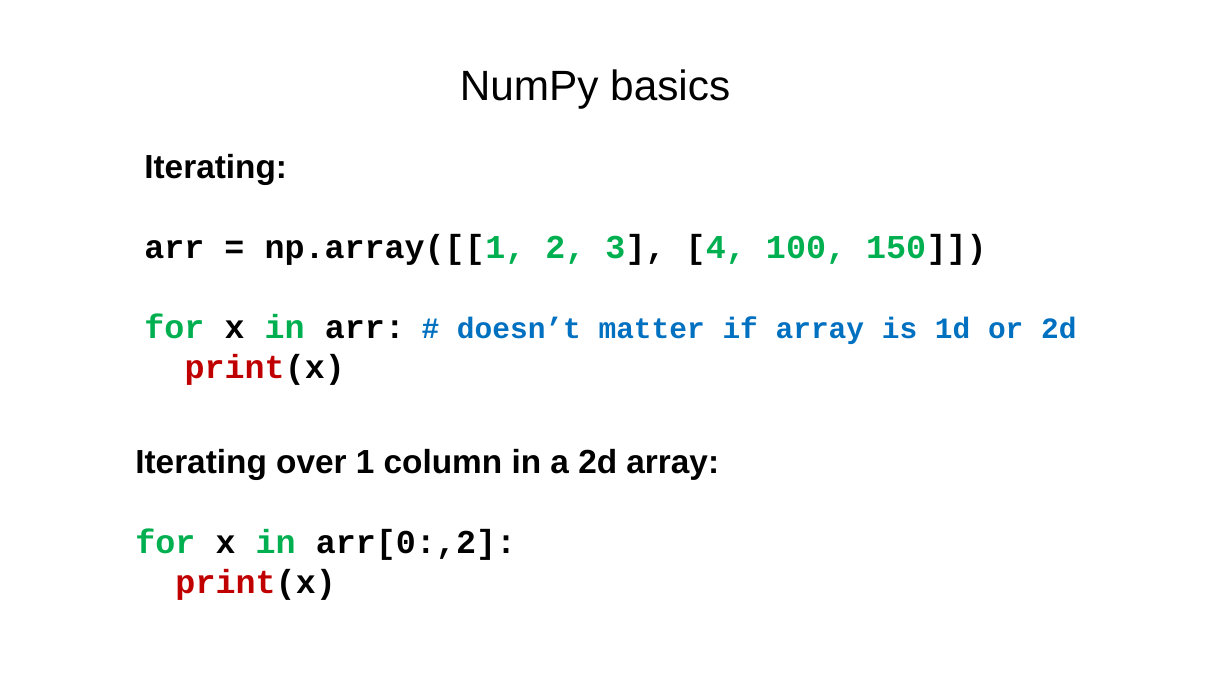
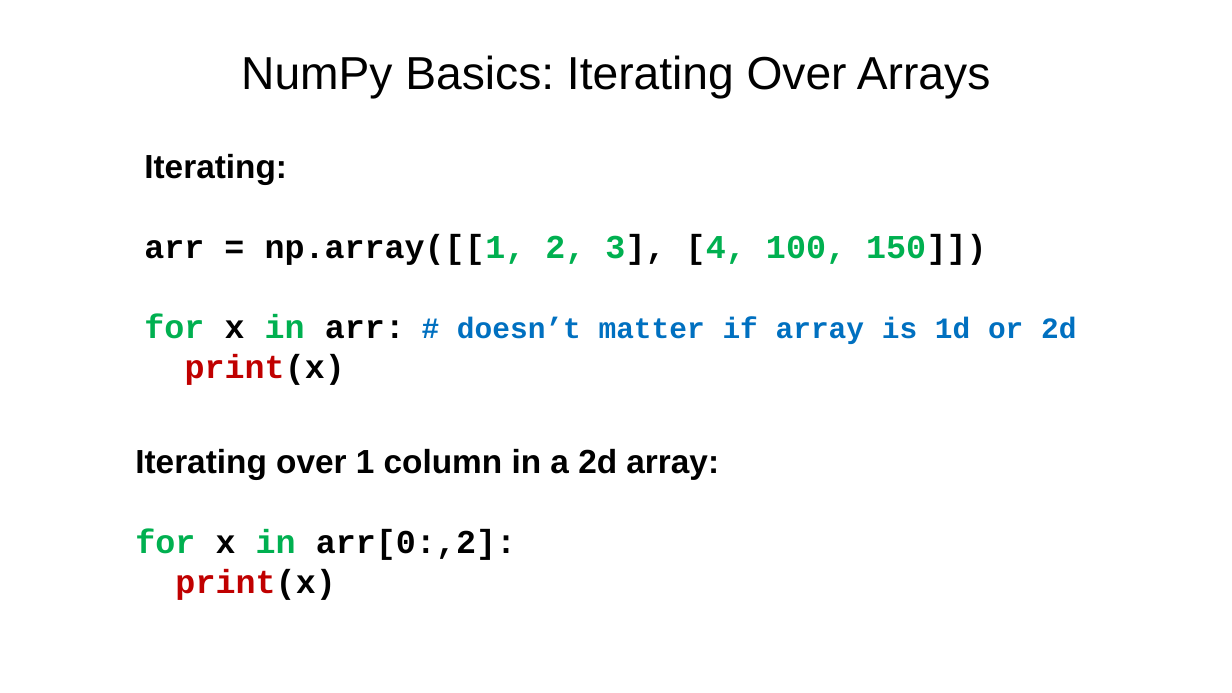
Before and after one commit to tparchman/F26_BIOL792, a slide deck: slide 14 of week11_python_pandas_numpyI/python11_numpy_pandas.pptx. Drawn at 1232x693 pixels with LibreOffice and Linux fonts; fonts in the diff are those of the drawing. Boxes give left, top, right and bottom in pixels: in the first picture for what was removed or moved away, otherwise in the second. Text is boxed around its words. In the diff, an @@ line names an element or a change of style, - is before the commit and + after.

```diff
--- a/week11_python_pandas_numpyI/python11_numpy_pandas.pptx
+++ b/week11_python_pandas_numpyI/python11_numpy_pandas.pptx
@@ text at box(241, 55, 990, 99): text changed; size 33 to 36 pt @@
-NumPy basics
+NumPy Basics: Iterating Over Arrays
```
Also in this commit, not shown: 6 other slides changed, 8 slides added, 6 slides removed, 1 other file.
